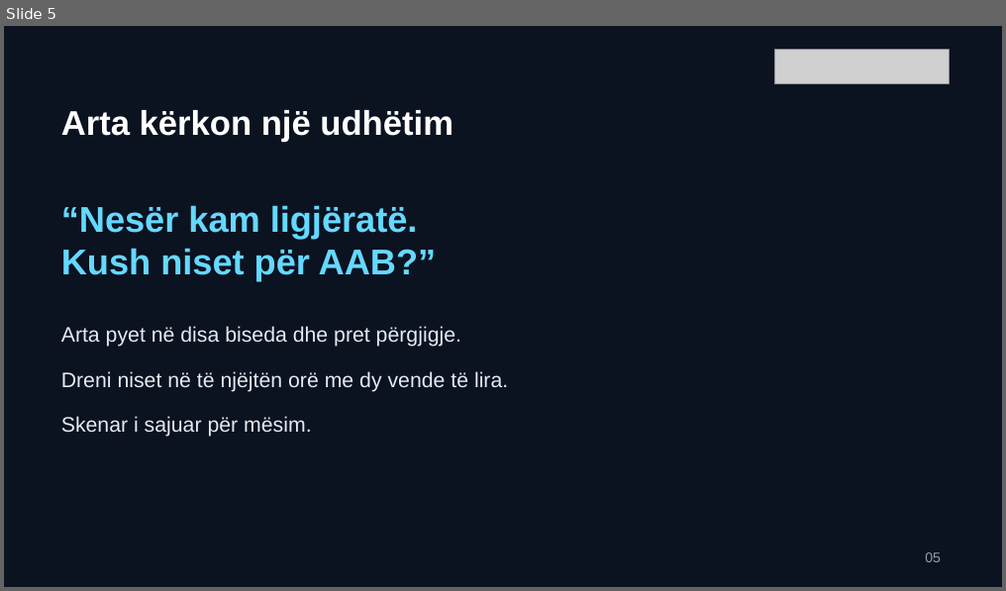
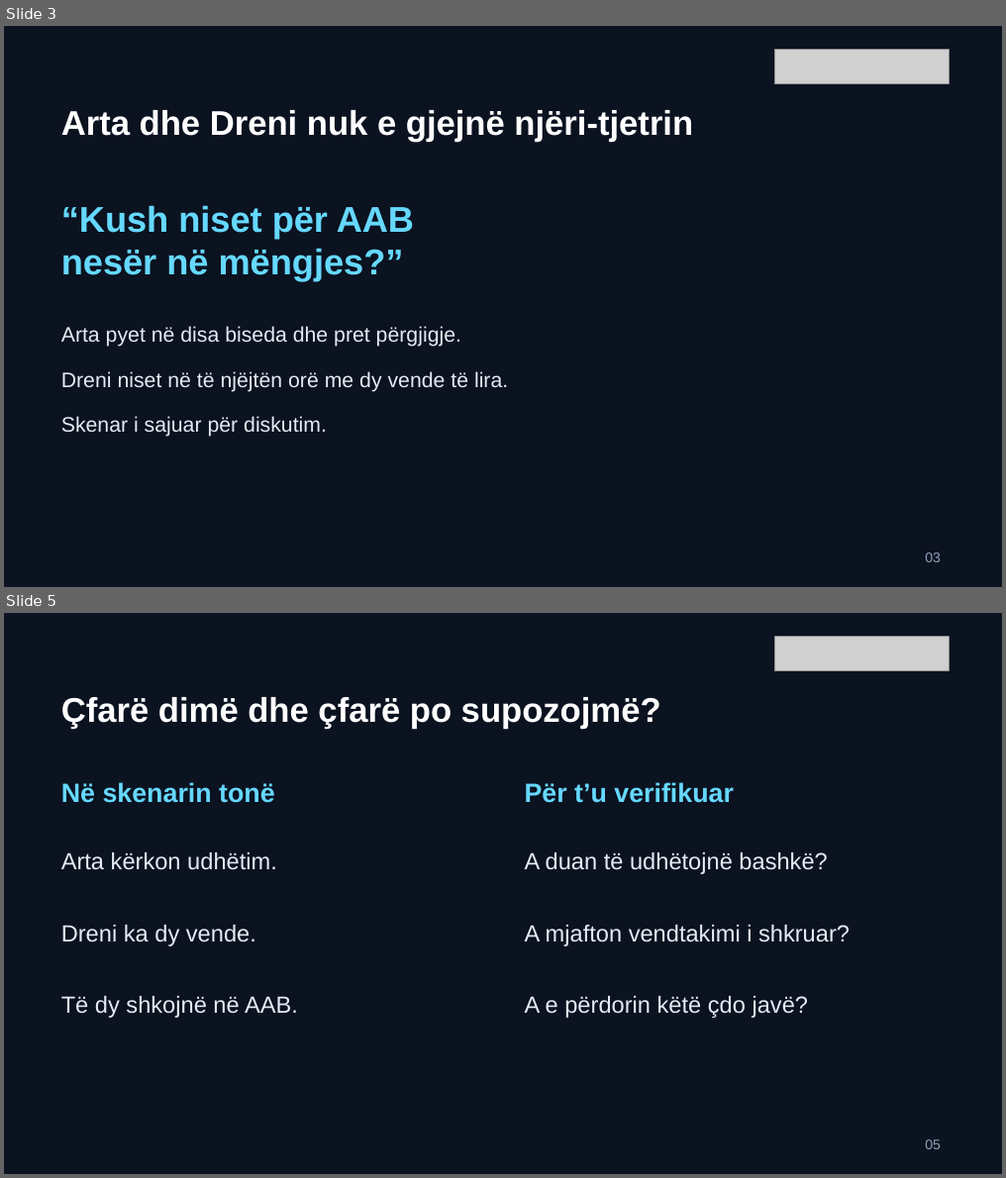
Before and after one commit to arbenl/arbenl.github.io, a slide deck: lendet/2026-2027/mobile/lectures/ligjerata-02-rideshare-ideja-mvp-2026.pptx. Shown one above the other, each under a label of ours: slide 5 before the commit, slides 3 and 5 after it; the slides between them are not shown. The pictures are 1006x591 and 1006x1178 pixels, drawn with LibreOffice and Linux fonts; fonts in the diff are those of the drawing; grey boxes stand for pictures. Boxes give left, top, right and bottom in pixels: in the first picture for what was removed or moved away, otherwise in the second. Text is boxed around its words. In the diff, an @@ line names an element or a change of style, - is before the commit and + after.

```diff
--- a/lendet/2026-2027/mobile/lectures/ligjerata-02-rideshare-ideja-mvp-2026.pptx
+++ b/lendet/2026-2027/mobile/lectures/ligjerata-02-rideshare-ideja-mvp-2026.pptx
@@ slide 5 added at (x1=4, y1=613, x2=1002, y2=1174), background #0B1220 @@
@@ picture added at (x1=774, y1=636, x2=948, y2=670) @@
@@ text added at (x1=61, y1=697, x2=661, y2=729), 33 pt, text #FFFFFF, bold @@
+Çfarë dimë dhe çfarë po supozojmë?
@@ text added at (x1=61, y1=782, x2=275, y2=803), 25.5 pt, text #65D8FF, bold @@
+Në skenarin tonë
@@ text added at (x1=525, y1=782, x2=734, y2=803), 25.5 pt, text #65D8FF, bold @@
+Për t’u verifikuar
@@ text added at (x1=61, y1=853, x2=277, y2=870), 22.5 pt, text #E4EBF5 @@
+Arta kërkon udhëtim.
@@ text added at (x1=525, y1=853, x2=827, y2=874), 22.5 pt, text #E4EBF5 @@
+A duan të udhëtojnë bashkë?
@@ text added at (x1=61, y1=925, x2=256, y2=947), 22.5 pt, text #E4EBF5 @@
+Dreni ka dy vende.
@@ text added at (x1=525, y1=925, x2=849, y2=947), 22.5 pt, text #E4EBF5 @@
+A mjafton vendtakimi i shkruar?
@@ text added at (x1=61, y1=996, x2=298, y2=1018), 22.5 pt, text #E4EBF5 @@
+Të dy shkojnë në AAB.
@@ text added at (x1=525, y1=996, x2=809, y2=1018), 22.5 pt, text #E4EBF5 @@
+A e përdorin këtë çdo javë?
@@ text added at (x1=925, y1=1140, x2=941, y2=1150), 13.5 pt, text #91A0B8 @@
+05
@@ what was slide 5 is now slide 3 @@
@@ slide 3 changed as well @@
@@ text at (x1=61, y1=110, x2=693, y2=142): text changed @@
-Arta kërkon një udhëtim
+Arta dhe Dreni nuk e gjejnë njëri-tjetrin
@@ text at (x1=61, y1=205, x2=414, y2=281): text changed @@
-“Nesër kam ligjëratë.
-Kush niset për AAB?”
+“Kush niset për AAB
+nesër në mëngjes?”
@@ text at (x1=61, y1=416, x2=327, y2=437): text changed @@
-Skenar i sajuar për mësim.
+Skenar i sajuar për diskutim.
@@ text at (x1=925, y1=553, x2=941, y2=563): text changed @@
-05
+03
```
Also in this commit, not shown: 5 other slides changed, 15 other slides added, 20 slides removed, 15 other files.
